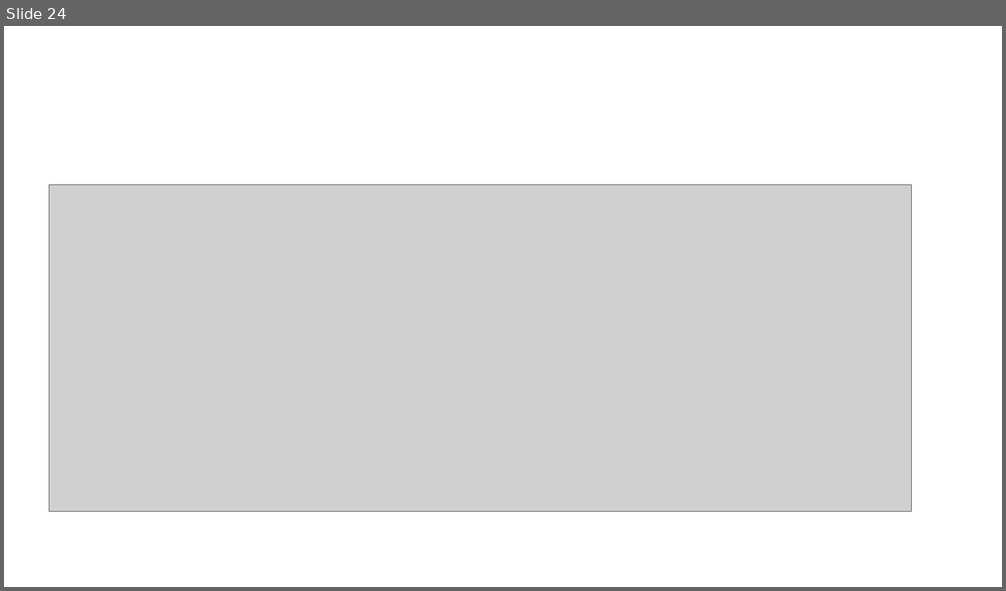
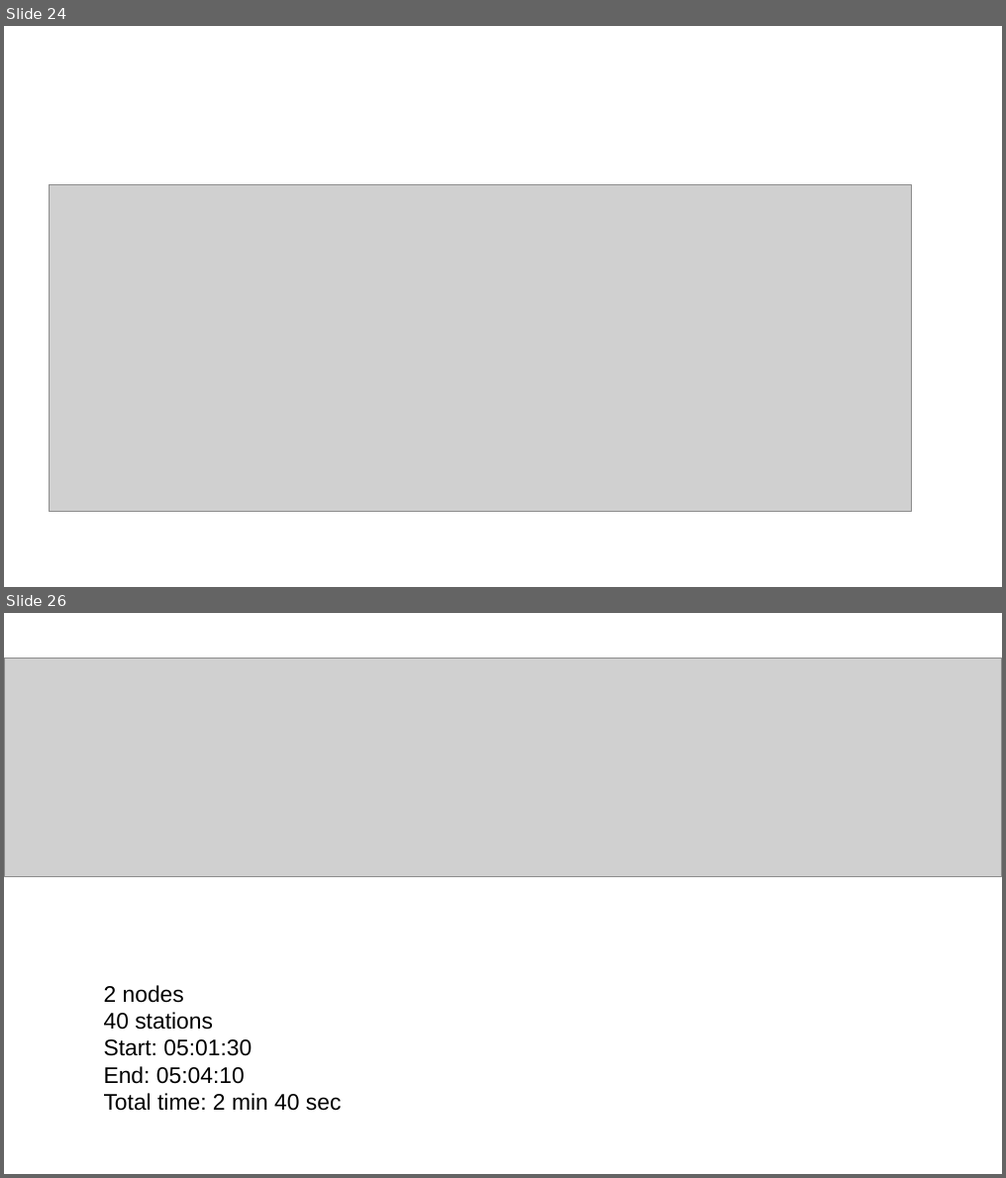
Before and after one commit to marioeljuga/Big-Data-WS2022-Spark, a slide deck: performance_analysis2.odp. Shown one above the other, each under a label of ours: slide 24 before the commit, slides 24 and 26 after it; the slides between them are not shown. The pictures are 1006x591 and 1006x1178 pixels, drawn with LibreOffice and Linux fonts; fonts in the diff are those of the drawing; grey boxes stand for pictures. Boxes give left, top, right and bottom in pixels: in the first picture for what was removed or moved away, otherwise in the second. Text is boxed around its words. In the diff, an @@ line names an element or a change of style, - is before the commit and + after.

```diff
--- a/performance_analysis2.odp
+++ b/performance_analysis2.odp
@@ slide 26 added at box(4, 613, 1002, 1174), background #FFFFFF @@
@@ picture added at box(4, 659, 1002, 877) @@
@@ text added at box(104, 985, 342, 1111), 18 pt, text #000000 @@
+2 nodes
+40 stations
+Start: 05:01:30
+End: 05:04:10
+Total time: 2 min 40 sec
```
Also in this commit, not shown: 1 slide changed, 6 other slides added, 3 other files.
